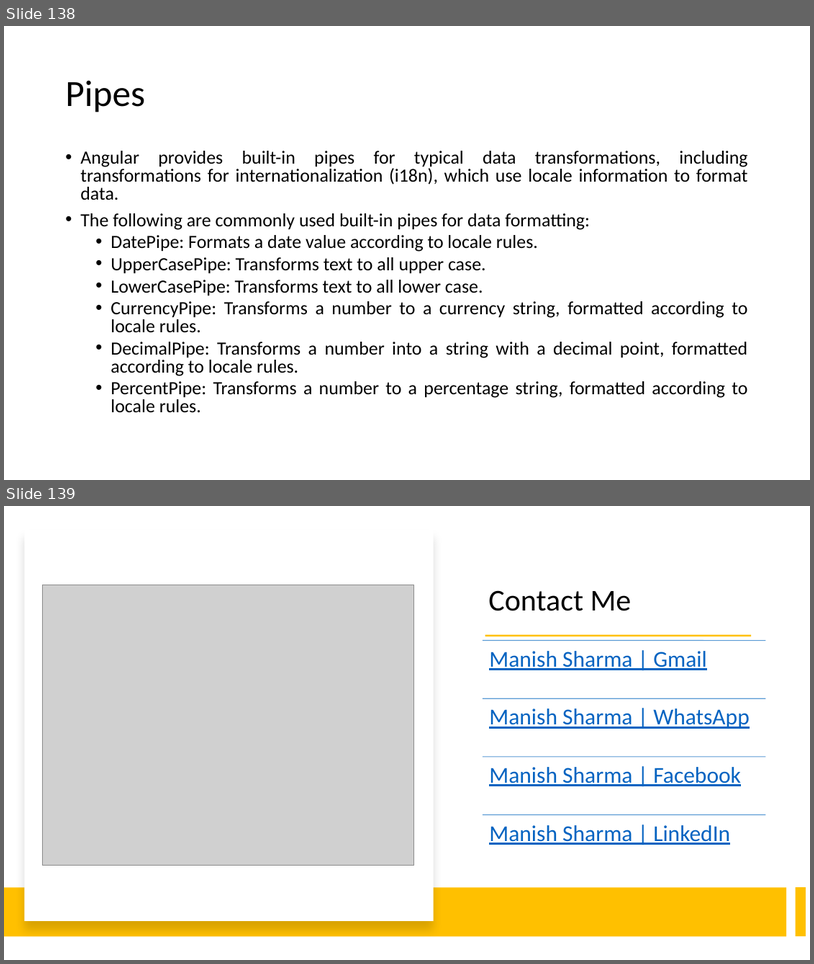
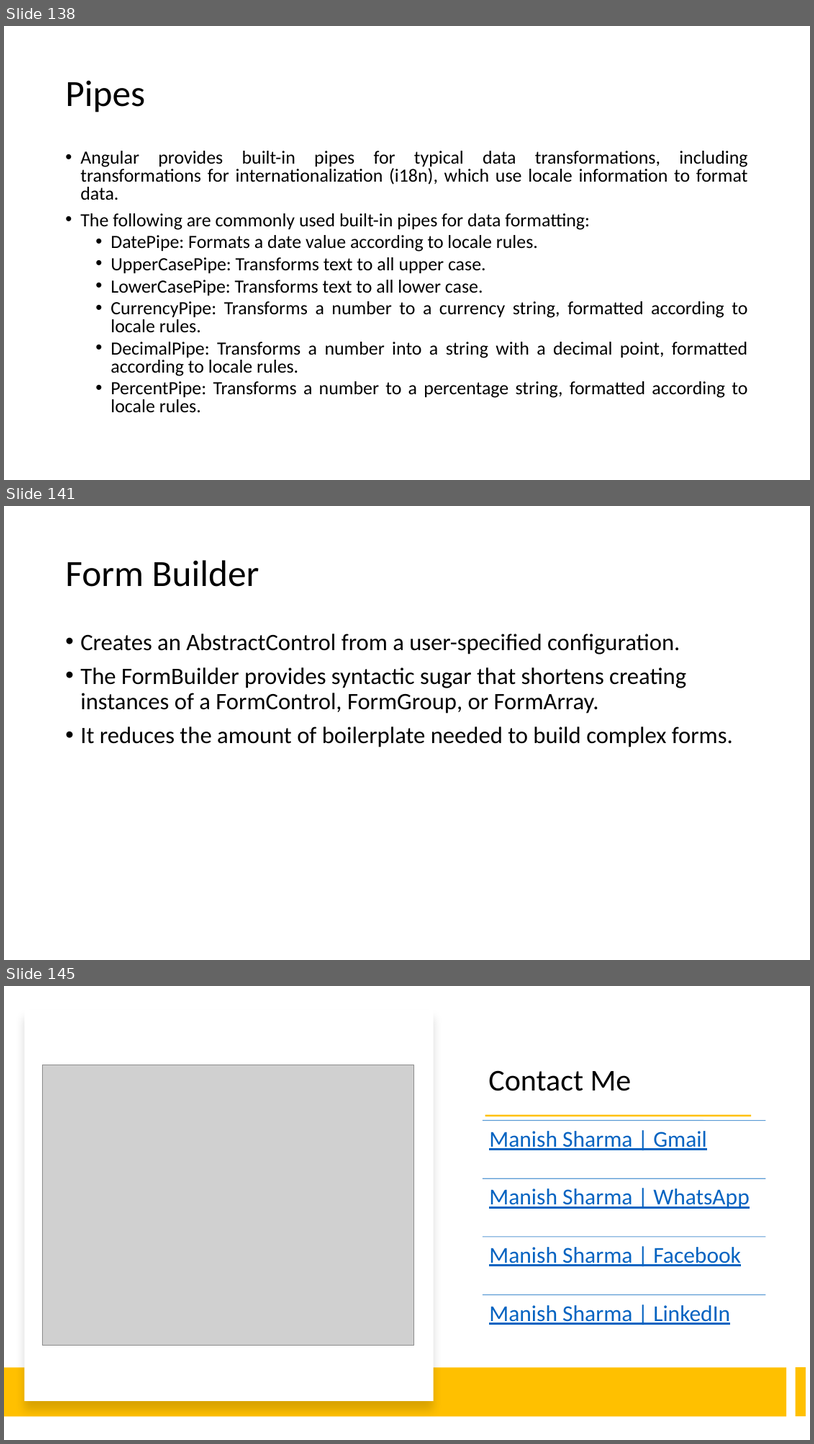
Before and after one commit to explore-with-manish/BFL_Byte_Jul23, a slide deck: Ng-Byte.pptx. Shown one above the other, each under a label of ours: slides 138 and 139 before the commit, slides 138, 141 and 145 after it; the slides between them are not shown. The pictures are 814x964 and 814x1444 pixels, drawn with LibreOffice and Linux fonts; fonts in the diff are those of the drawing; grey boxes stand for pictures. Boxes give left, top, right and bottom in pixels: in the first picture for what was removed or moved away, otherwise in the second. Text is boxed around its words. In the diff, an @@ line names an element or a change of style, - is before the commit and + after.

```diff
--- a/Ng-Byte.pptx
+++ b/Ng-Byte.pptx
@@ slide 141 added at (4, 506, 810, 960), background #FFFFFF @@
@@ title added at (65, 560, 260, 587), 44 pt, text #000000 @@
+Form Builder
@@ text added at (80, 633, 733, 747), 28 pt, text #000000 @@
+• Creates an AbstractControl from a user-specified configuration.
+• The FormBuilder provides syntactic sugar that shortens creating instances of a FormControl, FormGroup, or FormArray.
+• It reduces the amount of boilerplate needed to build complex forms.
@@ what was slide 139 is now slide 145 @@
```
Also in this commit, not shown: 5 other slides added.
